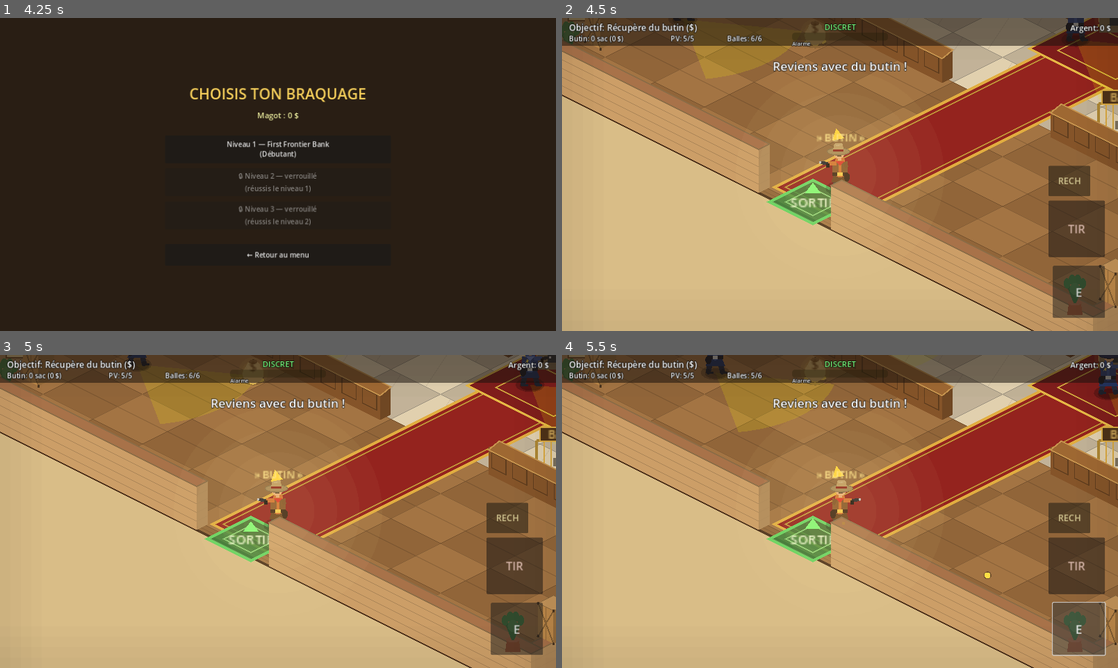
Above: before the commit, frames 1-4 (two rows, left to right).
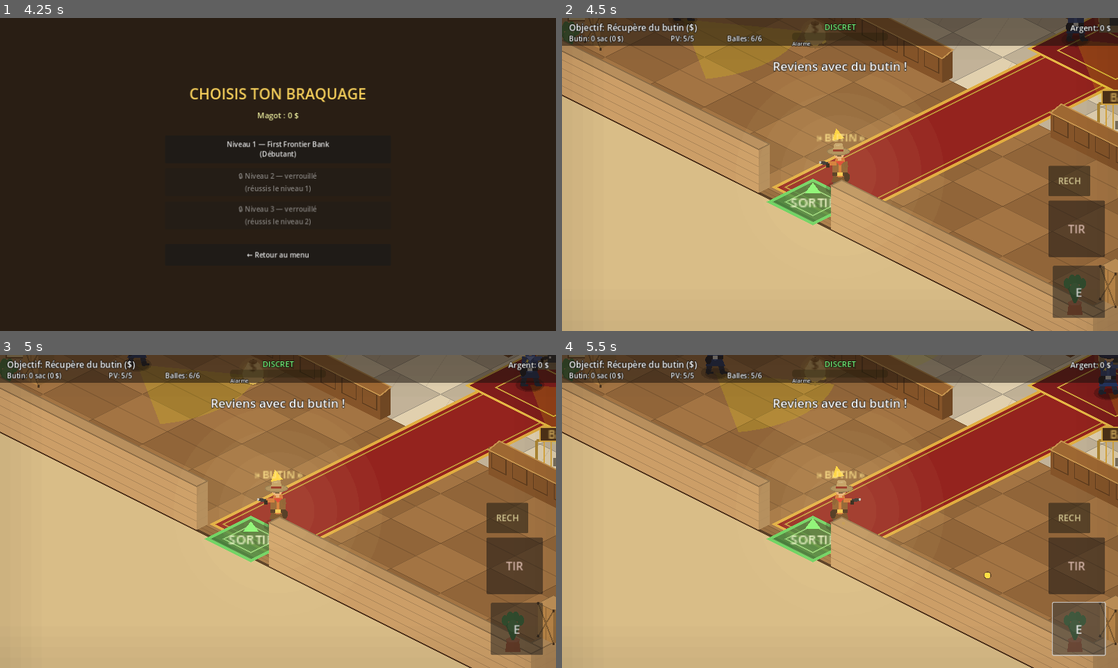
Above: after the commit, the same moments.

Repository: sebadiaz/Cowboys
Game: Godot game, scene res://scenes/Boot.tscn
Same seed, same stepped clock (60 frames per second), same inputs: the game is played once before the commit and once after it.
Inputs (mouse positions are in pixels of both pictures, inside the frame that each line leads up to):
- Up to frame 1 (4.25 s): tap Enter at 0.5 s; move the mouse to (400, 158) at 0.52 s; hold D (move_right) 0.53-1.25 s; hold Space (fire) 0.53-1.25 s; click (400, 158) at 0.67 s; click "🗺 JOUER — CARTE DU MONDE" at 1.25 s; click (66, 218) at 2.02 s; click "← Carte" at 2.75 s; click "⚡ Niveau rapide" at 3.5 s
- Up to frame 2 (4.5 s): click "Niveau 1 — First Frontier Ban…" at 4.25 s
- Up to frame 3 (5 s): no input
- Up to frame 4 (5.5 s): click "E" at 5 s

Frame 1 is identical in both runs. In frame 2, 2.3% of the frame differs, in the area x 0-100%, y 8-94%; in frame 3, 2.3%; in frame 4, 2.2%.

Commit message:
Contenu: banque PROCÉDURALE unique par ville (gabarit jouable paramétré par difficulté + graine), thématisée par biome (sol/murs désert/canyon/plaines/neige/nuit). Missions JSON conservées pour le niveau rapide

Diff:
--- a/scripts/game_manager.gd
+++ b/scripts/game_manager.gd
@@ -26,6 +26,10 @@
 var current_level: int = 1
 ## Ville courante (index 1-based dans TOWNS).
 var current_town: int = 1
+## Mission procédurale (banque générée pour la ville) vs mission JSON (niveau rapide).
+var procedural := false
+var mission_seed := 0
+var mission_biome := "desert"
 ## Position de réapparition en ville (ex. en sortant du saloon). Zero = défaut.
 var town_return_pos := Vector2.ZERO
 ## La boutique a-t-elle été ouverte depuis la ville (retour en ville) ?
@@ -217,12 +221,17 @@
 	current_town = idx
 	current_level = clampi(lvl, 1, LEVEL_COUNT)
 	town_return_pos = Vector2.ZERO
+	# Banque PROCÉDURALE propre à cette ville (graine déterministe + biome).
+	procedural = true
+	mission_seed = idx * 1009 + 7
+	mission_biome = str(t.get("theme", "desert"))
 	_change_scene(SCENE_TOWN)
 
 
 ## Lance directement un niveau (depuis la sélection de niveaux ou "suivant").
 func play_level(level: int) -> void:
 	current_level = clampi(level, 1, LEVEL_COUNT)
+	procedural = false      # niveau rapide = mission JSON figée
 	_change_scene(SCENE_MISSION)
 
 
--- a/scripts/iso_renderer.gd
+++ b/scripts/iso_renderer.gd
@@ -15,6 +15,8 @@
 var safe: Node = null
 var exit_zone: Node = null
 var bullets: Node = null
+var biome: String = "desert"
+var _pal: Dictionary = {}
 
 # Planches d'assets.
 const SHEET_BUILD := preload("res://assets/source_sheets/bank_props_sheet.png")     # sol, murs, comptoir
@@ -60,6 +62,7 @@
 		warm.name = "WarmTint"
 		warm.color = Color(1.0, 0.97, 0.90)
 		add_child(warm)
+	_pal = _biome_palette()
 	_build_billboards()
 	_apply_zoom()
 	_cam_pos = _camera_target()
@@ -389,14 +392,14 @@
 		Iso.project(Vector2(x + w, y + h)), Iso.project(Vector2(x, y + h))])
 	var base: Color
 	if marble:
-		base = Color(0.88, 0.84, 0.76) if even else Color(0.76, 0.72, 0.66)
+		base = _pal["marble_a"] if even else _pal["marble_b"]
 		draw_colored_polygon(pts, base)
 		draw_polyline(_closed(pts), Color(0.62, 0.60, 0.56), 1.0)
 		# veinage discret.
 		draw_line(Iso.project(Vector2(x + w * 0.2, y)), Iso.project(Vector2(x + w * 0.7, y + h)),
 			base.darkened(0.07), 1.0)
 	else:
-		base = Color(0.64, 0.47, 0.29) if even else Color(0.57, 0.41, 0.25)
+		base = _pal["wood_a"] if even else _pal["wood_b"]
 		draw_colored_polygon(pts, base)
 		draw_line(Iso.project(Vector2(x, y + h * 0.5)), Iso.project(Vector2(x + w, y + h * 0.5)),
 			base.darkened(0.13), 1.0)
@@ -925,7 +928,7 @@
 	var up := Vector2(0, -h)
 	# Palette CONTRASTÉE : plâtre crème clair (intérieur) / adobe chaud (extérieur),
 	# bien plus clairs que le sol pour que la salle se "lise".
-	var face: Color = Color(0.80, 0.64, 0.45) if outer else Color(0.91, 0.85, 0.72)
+	var face: Color = _pal["outer"] if outer else _pal["wall"]
 	var faceE := face.darkened(0.14)
 	draw_colored_polygon(PackedVector2Array([b3, b2, b2 + up, b3 + up]), face)
 	draw_colored_polygon(PackedVector2Array([b1, b2, b2 + up, b1 + up]), faceE)
@@ -937,7 +940,7 @@
 			draw_line(b1 + Vector2(0, vy), b2 + Vector2(0, vy), face.darkened(0.16), 1.0)
 	else:
 		# Lambris bois en bas (plinthe haute ~18 px) + cimaise.
-		var wood := Color(0.46, 0.31, 0.18)
+		var wood: Color = _pal["trim"]
 		var wsh := 18.0
 		draw_colored_polygon(PackedVector2Array([b3, b2, b2 + Vector2(0, -wsh), b3 + Vector2(0, -wsh)]), wood)
 		draw_colored_polygon(PackedVector2Array([b1, b2, b2 + Vector2(0, -wsh), b1 + Vector2(0, -wsh)]), wood.darkened(0.12))
@@ -948,7 +951,7 @@
 		draw_line(b1 + up + Vector2(0, 8), b2 + up + Vector2(0, 8), wood.darkened(0.12), 2.0)
 	# Corniche (dessus) + arête sombre pour détacher du fond.
 	var topq := PackedVector2Array([b0 + up, b1 + up, b2 + up, b3 + up])
-	draw_colored_polygon(topq, Color(0.66, 0.46, 0.32) if outer else Color(0.97, 0.92, 0.82))
+	draw_colored_polygon(topq, face.darkened(0.10) if outer else face.lightened(0.12))
 	draw_polyline(_closed(topq), face.darkened(0.32), 1.5)
 
 
@@ -979,6 +982,37 @@
 	draw_polyline(_closed(topq), Color(0.78, 0.60, 0.34), 1.5)
 
 
+
+## Palette d'intérieur selon le biome de la ville (sol + murs).
+func _biome_palette() -> Dictionary:
+	match biome:
+		"canyon":
+			return {"wood_a": Color(0.62, 0.40, 0.26), "wood_b": Color(0.54, 0.34, 0.22),
+				"marble_a": Color(0.82, 0.60, 0.46), "marble_b": Color(0.72, 0.50, 0.38),
+				"wall": Color(0.85, 0.62, 0.46), "outer": Color(0.66, 0.40, 0.30),
+				"trim": Color(0.45, 0.26, 0.16)}
+		"plains":
+			return {"wood_a": Color(0.60, 0.46, 0.28), "wood_b": Color(0.53, 0.40, 0.24),
+				"marble_a": Color(0.85, 0.85, 0.74), "marble_b": Color(0.73, 0.76, 0.62),
+				"wall": Color(0.86, 0.86, 0.70), "outer": Color(0.66, 0.66, 0.46),
+				"trim": Color(0.42, 0.35, 0.18)}
+		"snow":
+			return {"wood_a": Color(0.58, 0.52, 0.48), "wood_b": Color(0.51, 0.46, 0.43),
+				"marble_a": Color(0.91, 0.94, 0.98), "marble_b": Color(0.79, 0.84, 0.91),
+				"wall": Color(0.90, 0.94, 0.99), "outer": Color(0.70, 0.78, 0.86),
+				"trim": Color(0.46, 0.46, 0.54)}
+		"night":
+			return {"wood_a": Color(0.36, 0.32, 0.32), "wood_b": Color(0.31, 0.28, 0.28),
+				"marble_a": Color(0.44, 0.46, 0.56), "marble_b": Color(0.36, 0.38, 0.48),
+				"wall": Color(0.48, 0.50, 0.62), "outer": Color(0.33, 0.35, 0.45),
+				"trim": Color(0.27, 0.27, 0.33)}
+		_:
+			return {"wood_a": Color(0.64, 0.47, 0.29), "wood_b": Color(0.57, 0.41, 0.25),
+				"marble_a": Color(0.88, 0.84, 0.76), "marble_b": Color(0.76, 0.72, 0.66),
+				"wall": Color(0.91, 0.85, 0.72), "outer": Color(0.80, 0.64, 0.45),
+				"trim": Color(0.46, 0.31, 0.18)}
+
+
 # --- Primitives ---
 
 ## Mur en boîte 3D iso : faces latérales colorées + dessus texturé bois.
--- a/scripts/mission_manager.gd
+++ b/scripts/mission_manager.gd
@@ -137,6 +137,7 @@
 	_renderer.floor_rect = _floor_rect
 	_renderer.walls = _walls
 	_renderer.props = _cfg.get("props", [])
+	_renderer.biome = str(_cfg.get("biome", "desert"))
 	_renderer.player = player
 	_renderer.guards = _guards
 	_renderer.loot = _loot_nodes
@@ -160,6 +161,11 @@
 
 ## Charge le niveau courant. Retombe sur DEFAULT_CFG si absent/invalide.
 func _load_config() -> Dictionary:
+	# Banque PROCÉDURALE propre à la ville (depuis la carte du monde).
+	if GameManager.procedural:
+		var tier := clampi(GameManager.current_level, 1, 3)
+		var tname := str(GameManager.current_town_def().get("name", "Banque"))
+		return _generate_bank_cfg(GameManager.mission_seed, tier, GameManager.mission_biome, tname)
 	var path := _config_path()
 	if not FileAccess.file_exists(path):
 		return DEFAULT_CFG.duplicate(true)
@@ -176,6 +182,103 @@
 	for key in data.keys():
 		cfg[key] = data[key]
 	return cfg
+
+
+## Génère une banque JOUABLE et VARIÉE (gabarit éprouvé : hall fermé → comptoir →
+## coffre → sortie), paramétrée par la graine, le palier (tier 1..3) et le biome.
+## Schéma identique aux fichiers JSON, donc tout le reste fonctionne sans changement.
+func _generate_bank_cfg(seed_val: int, tier: int, biome: String, town_name: String) -> Dictionary:
+	var rng := RandomNumberGenerator.new()
+	rng.seed = seed_val
+	var ox := 40.0
+	var oy := 40.0
+	var W: float = [0.0, 1180.0, 1380.0, 1560.0][tier]
+	var H: float = [0.0, 820.0, 900.0, 980.0][tier]
+	var cx := ox + W * 0.5
+	var cyc := oy + H * 0.50          # ligne de comptoir
+	var gap := 200.0                  # ouverture centrale (entrée + passage comptoir)
+	var th := 24.0
+	var nhw := 150.0                  # demi-largeur de la niche du coffre
+	var nh := 150.0                   # hauteur des cloisons de niche
+	var walls := []
+	walls.append([ox, oy, W, th, 1])
+	walls.append([ox, oy, th, H, 1])
+	walls.append([ox + W - th, oy, th, H, 1])
+	walls.append([ox, oy + H - th, (cx - gap * 0.5) - ox, th, 1])
+	walls.append([cx + gap * 0.5, oy + H - th, (ox + W) - (cx + gap * 0.5), th, 1])
+	walls.append([ox + 80.0, cyc, (cx - gap * 0.5) - (ox + 80.0), th, 0, 1])
+	walls.append([cx + gap * 0.5, cyc, (ox + W - 80.0) - (cx + gap * 0.5), th, 0, 1])
+	walls.append([cx - nhw - 12.0, oy + th, th, nh])
+	walls.append([cx + nhw - 12.0, oy + th, th, nh])
+
+	var safe_y := oy + th + 86.0
+	var safe_val := 450 + tier * 200 + rng.randi_range(0, 150)
+	var safe := {"pos": [cx, safe_y], "value": safe_val, "open_time": 2.3 + tier * 0.2}
+
+	var lobby_y := (cyc + (oy + H - th)) * 0.5
+	var staff_y := ((oy + th + nh) + cyc) * 0.5
+
+	var loot := []
+	loot.append({"pos": [cx - 200.0 + rng.randf_range(-20, 20), cyc + 70.0], "value": 200})
+	loot.append({"pos": [cx + 200.0 + rng.randf_range(-20, 20), cyc + 70.0], "value": 200})
+	loot.append({"pos": [cx - 64.0, safe_y + 36.0], "value": 300})
+	loot.append({"pos": [cx + 64.0, safe_y + 36.0], "value": 300})
+	if tier >= 2:
+		loot.append({"pos": [ox + 150.0, staff_y], "value": 150})
+		loot.append({"pos": [ox + W - 150.0, staff_y], "value": 150})
+	if tier >= 3:
+		loot.append({"pos": [cx, lobby_y + 30.0], "value": 200})
+
+	var guards := []
+	guards.append({"route": [[ox + 120, lobby_y], [ox + W - 120, lobby_y],
+		[ox + W - 120, lobby_y + 40], [ox + 120, lobby_y + 40]]})
+	guards.append({"route": [[ox + 160, staff_y], [ox + W - 160, staff_y],
+		[ox + W - 160, staff_y + 36], [ox + 160, staff_y + 36]]})
+	if tier >= 2:
+		guards.append({"route": [[cx - 90, cyc - 70], [cx + 90, cyc - 70],
+			[cx + 90, cyc - 34], [cx - 90, cyc - 34]]})
+	if tier >= 3:
+		guards.append({"route": [[ox + 220, lobby_y + 90], [ox + W - 220, lobby_y + 90]]})
+
+	var props := []
+	for sgn in [-1.0, 1.0]:
+		var cages := 2 if tier == 1 else 3
+		for k in range(cages):
+			props.append(["counter", cx + sgn * (gap * 0.5 + 105.0 + 70.0 * k), cyc - 10.0])
+	props.append(["desk", ox + 160.0, oy + H * 0.30])
+	props.append(["chair", ox + 160.0, oy + H * 0.30 + 46.0])
+	props.append(["desk", ox + W - 160.0, oy + H * 0.30])
+	props.append(["chair", ox + W - 160.0, oy + H * 0.30 + 46.0])
+	props.append(["shelf", cx - nhw + 30.0, oy + 60.0])
+	props.append(["shelf", cx + nhw - 30.0, oy + 60.0])
+	props.append(["money", cx - 70.0, safe_y - 30.0])
+	props.append(["money", cx + 70.0, safe_y - 30.0])
+	props.append(["money", cx - 220.0, cyc - 40.0])
+	props.append(["money", cx + 220.0, cyc - 40.0])
+	props.append(["plant", ox + 120.0, oy + H - 120.0])
+	props.append(["plant", ox + W - 120.0, oy + H - 120.0])
+	props.append(["poster", ox + 54.0, lobby_y - 60.0])
+	props.append(["poster", ox + W - 54.0, lobby_y + 60.0])
+	# Solides UNIQUEMENT aux 4 coins (hors passage et hors rondes).
+	props.append(["barrel", ox + 110.0, oy + H - 110.0])
+	props.append(["crate", ox + W - 110.0, oy + H - 110.0])
+	props.append(["crate", ox + 110.0, oy + 120.0])
+	props.append(["barrel", ox + W - 110.0, oy + 120.0])
+
+	var diff: String = ["", "Petite banque", "Banque de comté", "Grande banque"][tier]
+	return {
+		"name": town_name,
+		"difficulty": diff,
+		"biome": biome,
+		"floor": [ox, oy, W, H],
+		"walls": walls,
+		"props": props,
+		"player_start": [cx, oy + H - 70.0],
+		"exit": [cx, oy + H - 34.0],
+		"safe": safe,
+		"loot": loot,
+		"guards": guards,
+	}
 
 
 func _to_vec(a: Variant) -> Vector2:
Not shown, changed: README.md
Not shown, changed: TODO.md
